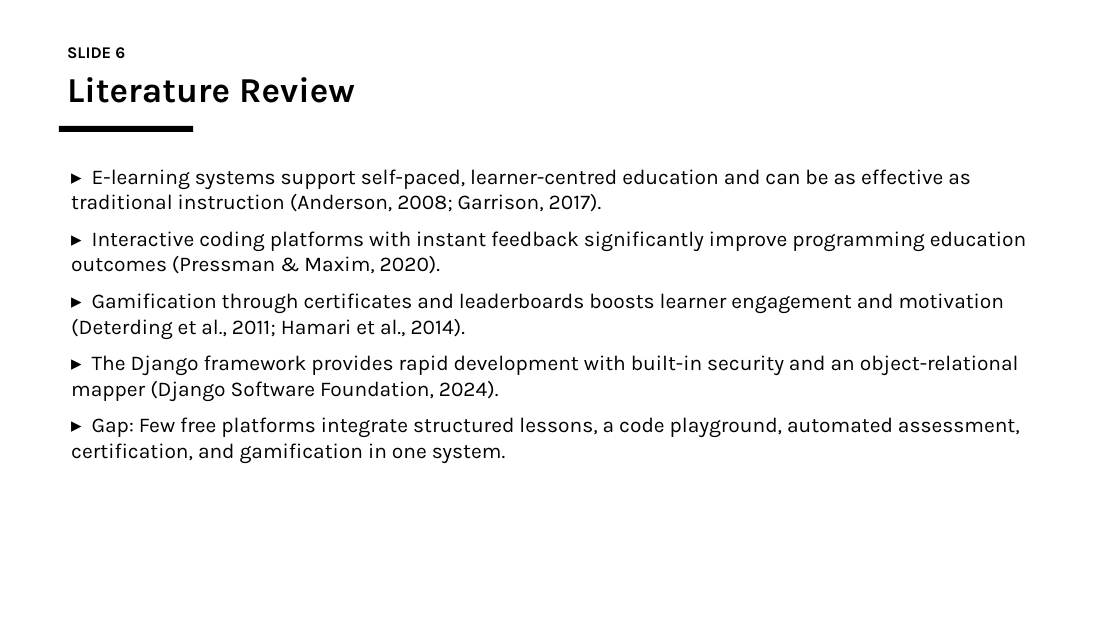
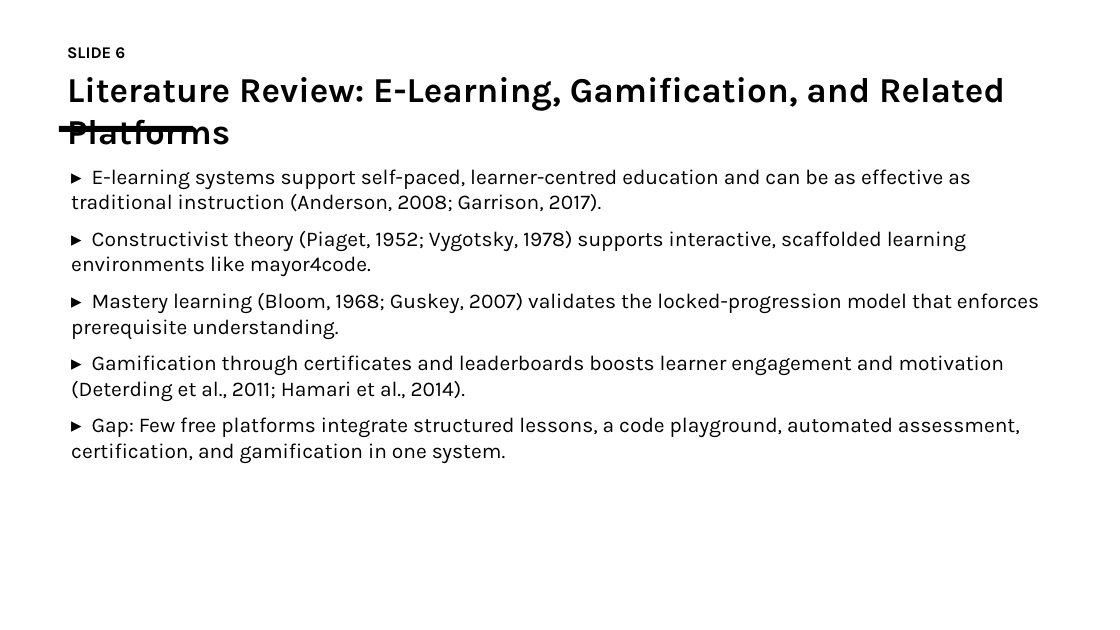
Before and after one commit to charlesfame33-web/IDS, a slide deck: slide 6 of mayor4code_Defence_Slides.pptx. Drawn at 1120x630 pixels with LibreOffice and Linux fonts; fonts in the diff are those of the drawing. Boxes give left, top, right and bottom in pixels: in the first picture for what was removed or moved away, otherwise in the second. Text is boxed around its words. In the diff, an @@ line names an element or a change of style, - is before the commit and + after.

Commit message:
chore: complete mayor4code — fix mockup, all_done stats, expand report to 65pp with flowchart, contributions, enhanced slides

```diff
--- a/mayor4code_Defence_Slides.pptx
+++ b/mayor4code_Defence_Slides.pptx
@@ text at (x1=67, y1=77, x2=1005, y2=145): text changed @@
-Literature Review
+Literature Review: E-Learning, Gamification, and Related Platforms
@@ text at (x1=71, y1=231, x2=1039, y2=339): text changed @@
-▸ Interactive coding platforms with instant feedback significantly improve programming education outcomes (Pressman & Maxim, 2020).
+▸ Constructivist theory (Piaget, 1952; Vygotsky, 1978) supports interactive, scaffolded learning environments like mayor4code.
+▸ Mastery learning (Bloom, 1968; Guskey, 2007) validates the locked-progression model that enforces prerequisite understanding.
@@ text at (x1=71, y1=355, x2=1019, y2=401): paragraph removed @@
-▸ The Django framework provides rapid development with built-in security and an object-relational mapper (Django Software Foundation, 2024).
```
Also in this commit, not shown: 7 other slides changed, 1 slide added, 1 slide removed, 7 other files.
